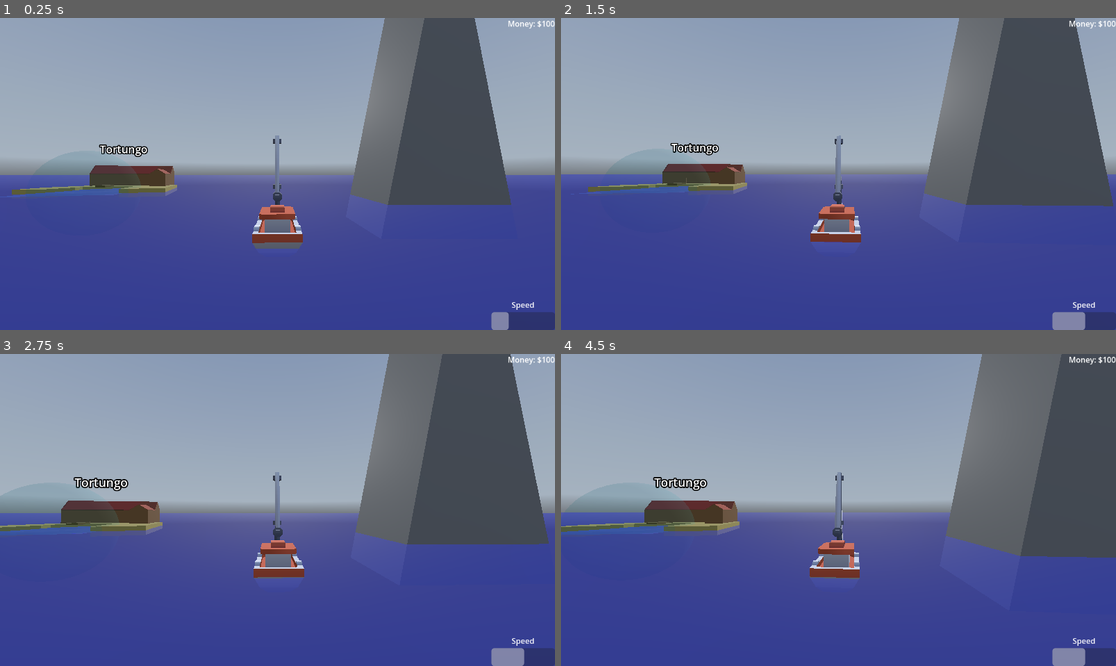
Above: before the commit, frames 1-4 (two rows, left to right).
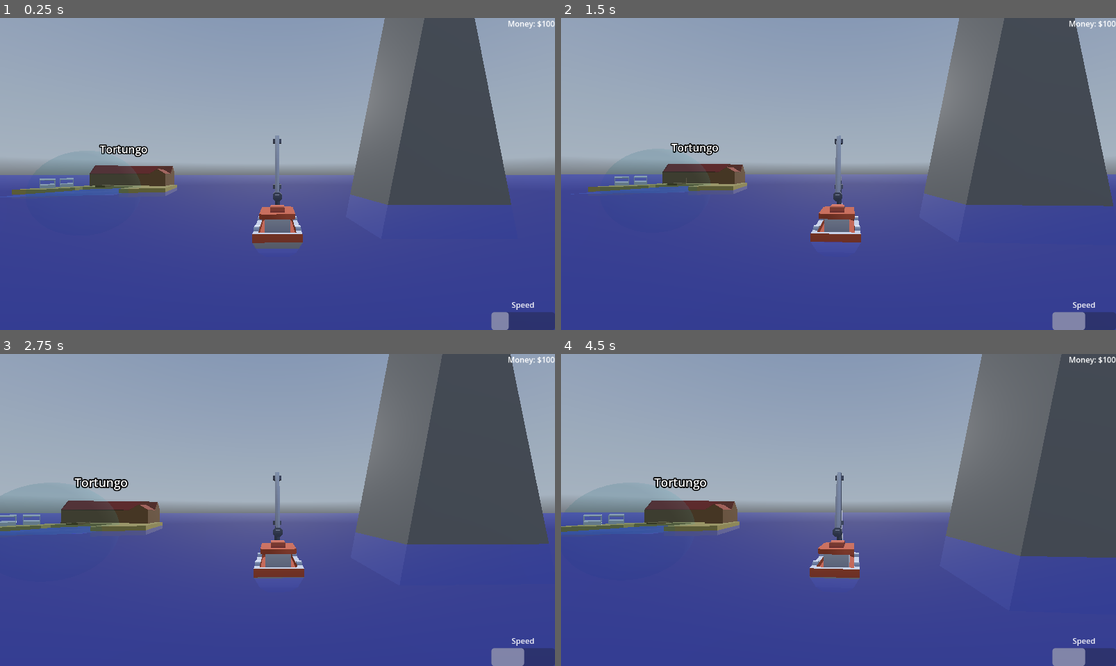
Above: after the commit, the same moments.

Repository: josephshell/UnnamedSailingGame
Game: Godot game, scene res://scenes/Main.tscn
Two runs of this game, one before a commit and one after it. Both use one fixed random seed, a clock stepped at 60 frames per second and the inputs below. A sky picture missing from this copy of the repository is replaced by a grey-blue gradient.
Inputs (mouse positions are in pixels of both pictures, inside the frame that each line leads up to):
- Up to frame 1 (0.25 s): no input
- Up to frame 2 (1.5 s): move the mouse to (866, 174) at 0.52 s; hold E (interact) 0.53-1.28 s; hold W (move_forward) from 0.53 s (still down); tap Space (jump) at 0.77 s; move the mouse to (810, 174) at 1.27 s; tap E (interact) at 1.35 s
- Up to frame 3 (2.75 s): keep holding W (move_forward); tap Space (jump) at 1.52 s; move the mouse to (288, 503) at 2.02 s; hold E (interact) from 2.03 s (still down)
- Up to frame 4 (4.5 s): keep holding W (move_forward); move the mouse to (832, 516) at 2.77 s; release E (interact) at 2.78 s; tap E (interact) at 2.85, 4.35 s; tap Space (jump) at 3.02, 3.77 s; move the mouse to (877, 513) at 3.52 s; hold E (interact) 3.53-4.28 s; move the mouse to (794, 506) at 4.27 s

The runs differ from the first frame. In frame 1, 0.1% of the frame differs, in the area x 7-14%, y 51-55%; in frame 2, 0.1%; in frame 3, 0.1%; in frame 4, 0.2%, in the area x 4-12%, y 51-56%.

Commit message:
Added environment assets and basic shape of new boat model

Diff:
--- a/scenes/trade/trading_post/trading_post.tscn
+++ b/scenes/trade/trading_post/trading_post.tscn
@@ -2,6 +2,7 @@
 
 [ext_resource type="Script" uid="uid://c1fh31vovoau0" path="res://scenes/trade/trading_post/trading_post.gd" id="1_wg4ra"]
 [ext_resource type="PackedScene" uid="uid://5yxwe2bglav7" path="res://Assets/trading_post/house_on_a_lake.fbx" id="2_ru3gy"]
+[ext_resource type="PackedScene" uid="uid://dwc1qyow6c7eb" path="res://Assets/environment/market_stall.fbx" id="3_2vvtk"]
 
 [sub_resource type="SphereShape3D" id="SphereShape3D_w45kc"]
 radius = 20.0
@@ -38,3 +39,9 @@
 offset = Vector2(0, 118.525)
 billboard = 2
 text = "INSERT NAME HERE"
+
+[node name="market_stall" parent="." unique_id=2018841855 instance=ExtResource("3_2vvtk")]
+transform = Transform3D(-0.26415926, 0, -0.9644791, 0, 1, 0, 0.9644791, 0, -0.26415926, -1.976594, 2.2493358, -17.852749)
+
+[node name="market_stall2" parent="." unique_id=1123009418 instance=ExtResource("3_2vvtk")]
+transform = Transform3D(-0.26415926, 0, -0.9644791, 0, 1, 0, 0.9644791, 0, -0.26415926, -9.705888, 2.2493358, -15.014751)
Binary file added: Assets/environment/evergreen.fbx
Not shown, added: Assets/environment/evergreen.fbx.import
Binary file added: Assets/environment/market_stall.fbx
Not shown, added: Assets/environment/market_stall.fbx.import
Binary file added: Assets/mega_boat/mega_boat.fbx
Not shown, added: Assets/mega_boat/mega_boat.fbx.import
